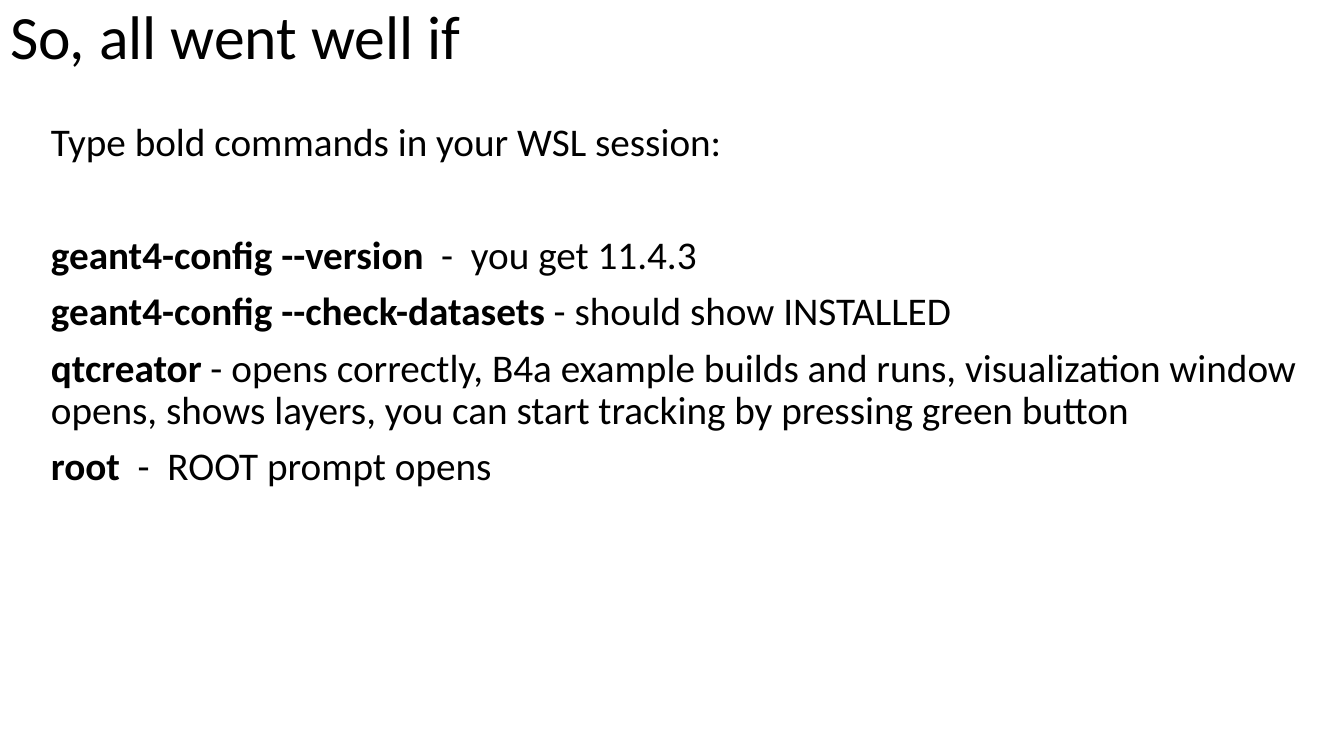
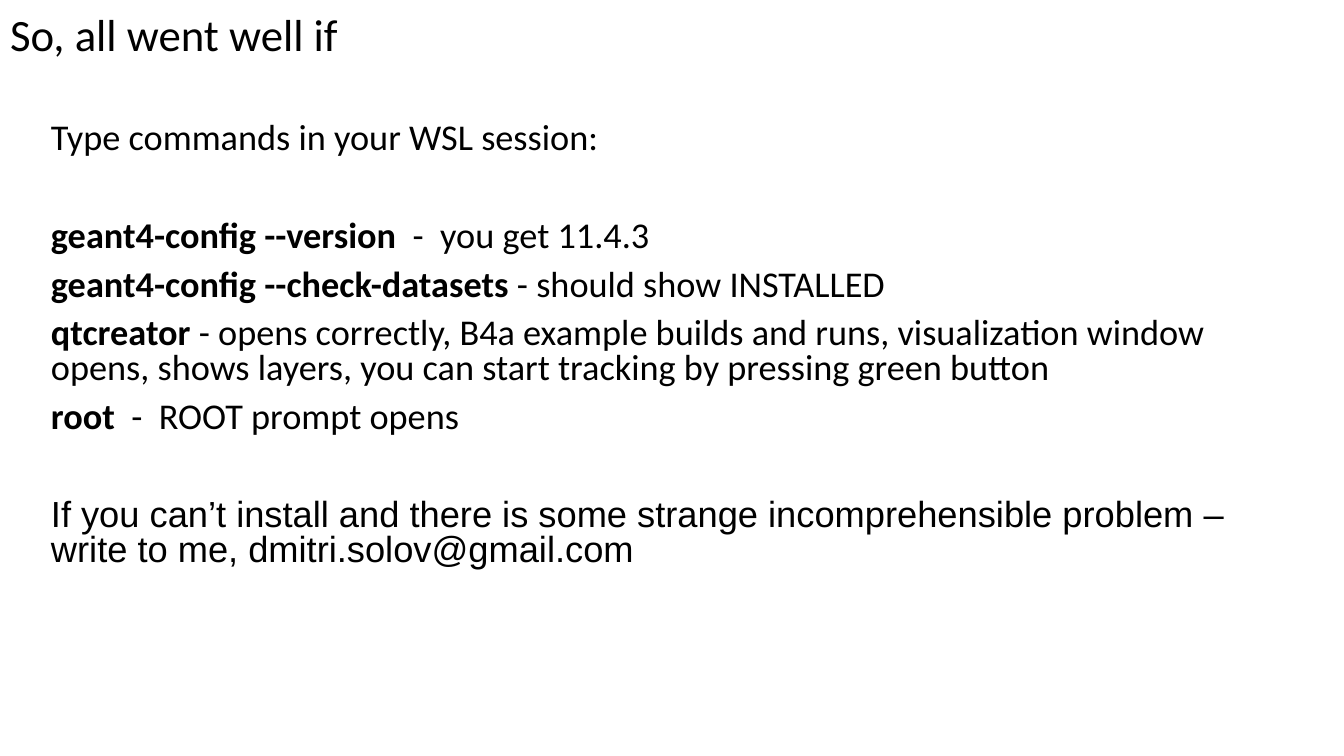
Before and after one commit to dima3551/geant4-course, a slide deck: slide 17 of 1-Introduction-and-installation/1 Introduction and installation.pptx (slide 18 before the commit). Drawn at 1344x756 pixels with LibreOffice and Linux fonts; fonts in the diff are those of the drawing. Boxes give left, top, right and bottom in pixels: in the first picture for what was removed or moved away, otherwise in the second. Text is boxed around its words. In the diff, an @@ line names an element or a change of style, - is before the commit and + after.

```diff
--- a/1-Introduction-and-installation/1 Introduction and installation.pptx
+++ b/1-Introduction-and-installation/1 Introduction and installation.pptx
@@ title "So, all went well if" at (10,20,338,57): size 44 to 32 pt; line spacing 0.9 to 1 @@
@@ text at (51,124,598,156): text changed; size 28 to 25.9 pt @@
-Type bold commands in your WSL session:
+Type commands in your WSL session:
@@ text at (51,222,1204,435): size 28 to 25.9 pt in "geant4-config --version - you get 11.4.3", "geant4-config --check-datasets - should show INSTALLED", "qtcreator - opens correctly, B4a example builds ...", "root - ROOT prompt opens"; indent changed; line spacing 0.9 to 0.8 @@
@@ text at (51,500,1193,568): paragraph added @@
+If you can’t install and there is some strange incomprehensible problem – write to me, dmitri.solov@gmail.com
```
Also in this commit, not shown: 19 other slides changed, 3 slides added, 2 other files.
